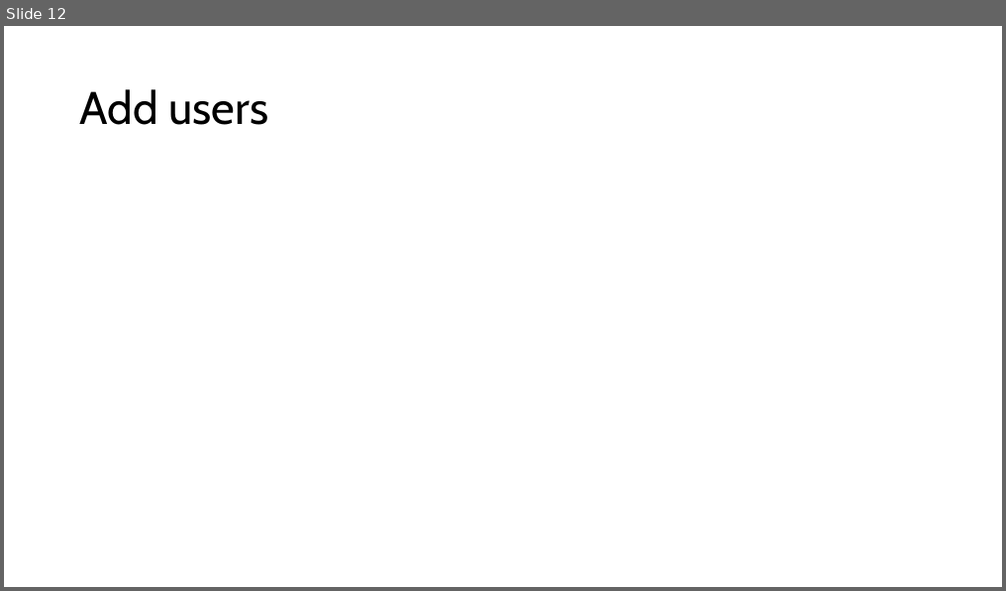
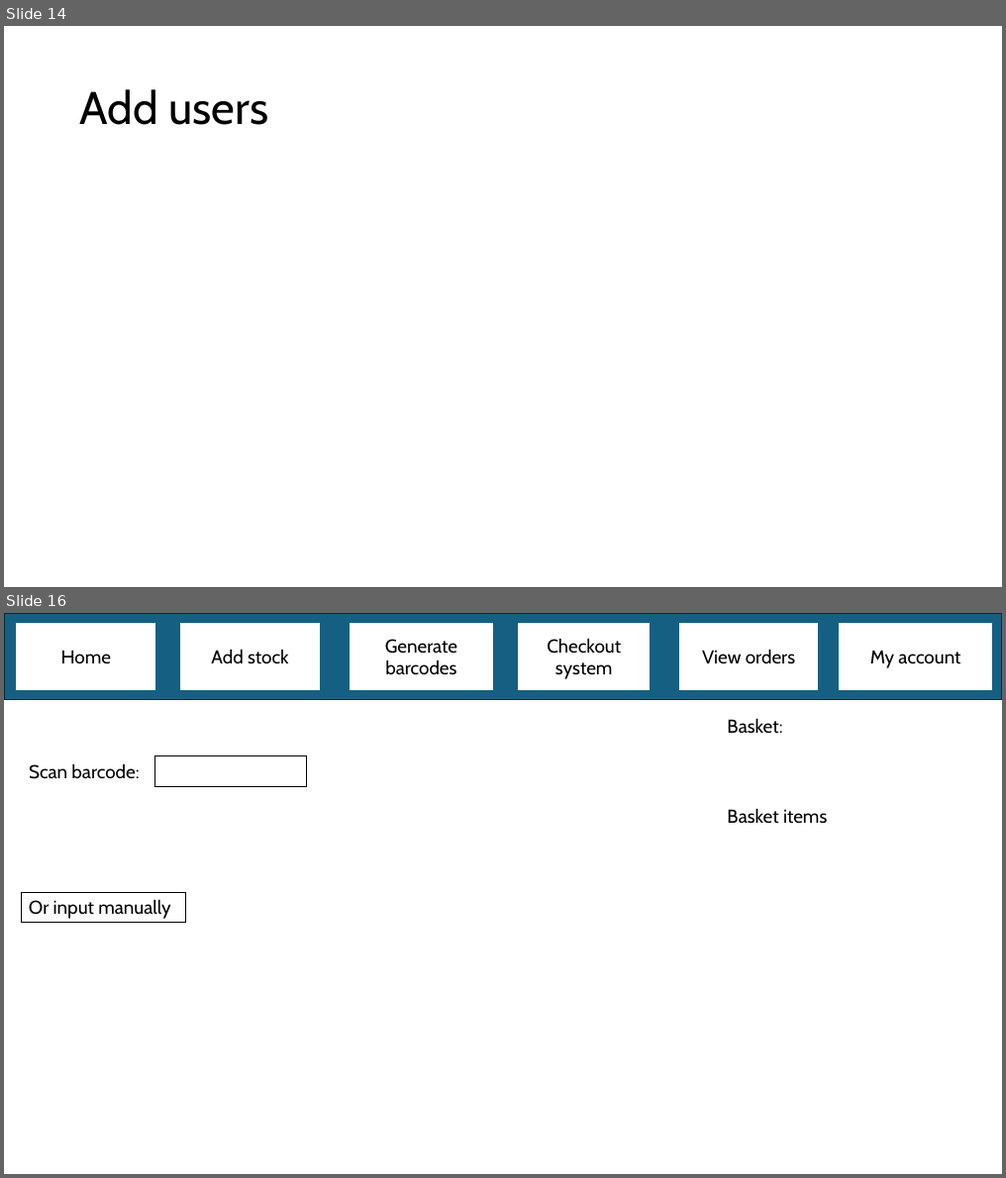
Before and after one commit to programmer647/Coursework, a slide deck: Writeup/Page designs.pptx. Shown one above the other, each under a label of ours: slide 12 before the commit, slides 14 and 16 after it; the slides between them are not shown. The pictures are 1006x591 and 1006x1178 pixels, drawn with LibreOffice and Linux fonts; fonts in the diff are those of the drawing. Boxes give left, top, right and bottom in pixels: in the first picture for what was removed or moved away, otherwise in the second. Text is boxed around its words. In the diff, an @@ line names an element or a change of style, - is before the commit and + after.

```diff
--- a/Writeup/Page designs.pptx
+++ b/Writeup/Page designs.pptx
@@ slide 16 added at bbox=[4, 613, 1002, 1174], background #FFFFFF @@
@@ rectangle added at bbox=[4, 613, 1002, 700], fill #156082, outline #092A39 1.5 pt @@
@@ rectangle added at bbox=[17, 624, 154, 689], fill #FFFFFF, outline #FFFFFF 1.5 pt, 18 pt, text #000000 @@
+Home
@@ rectangle added at bbox=[181, 624, 319, 689], fill #FFFFFF, outline #FFFFFF 1.5 pt, 18 pt, text #000000 @@
+Add stock
@@ rectangle added at bbox=[350, 624, 493, 689], fill #FFFFFF, outline #FFFFFF 1.5 pt, 18 pt, text #000000 @@
+Generate barcodes
@@ rectangle added at bbox=[519, 624, 649, 689], fill #FFFFFF, outline #FFFFFF 1.5 pt, 18 pt, text #000000 @@
+Checkout system
@@ rectangle added at bbox=[680, 624, 817, 689], fill #FFFFFF, outline #FFFFFF 1.5 pt, 18 pt, text #000000 @@
+View orders
@@ rectangle added at bbox=[841, 624, 991, 689], fill #FFFFFF, outline #FFFFFF 1.5 pt, 18 pt, text #000000 @@
+My account
@@ text added at bbox=[727, 718, 827, 824], 18 pt, text #000000 @@
+Basket:
+Basket items
@@ rectangle added at bbox=[155, 756, 307, 786], outline #000000 0.75 pt @@
@@ text added at bbox=[29, 763, 139, 779], 18 pt, text #000000 @@
+Scan barcode:
@@ rectangle added at bbox=[21, 892, 186, 922], outline #000000 0.75 pt, 18 pt, text #000000 @@
+Or input manually
@@ what was slide 12 is now slide 14 @@
```
Also in this commit, not shown: 1 slide changed, 3 other slides added, 2 other files.
